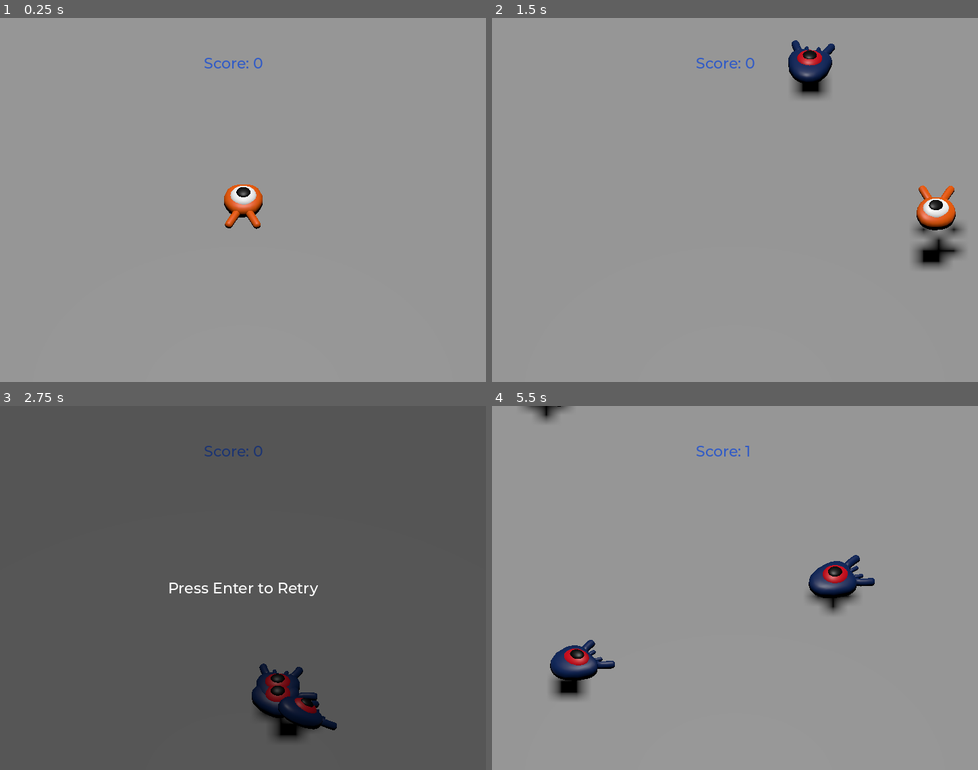
Above: before the commit, frames 1-4 (two rows, left to right).
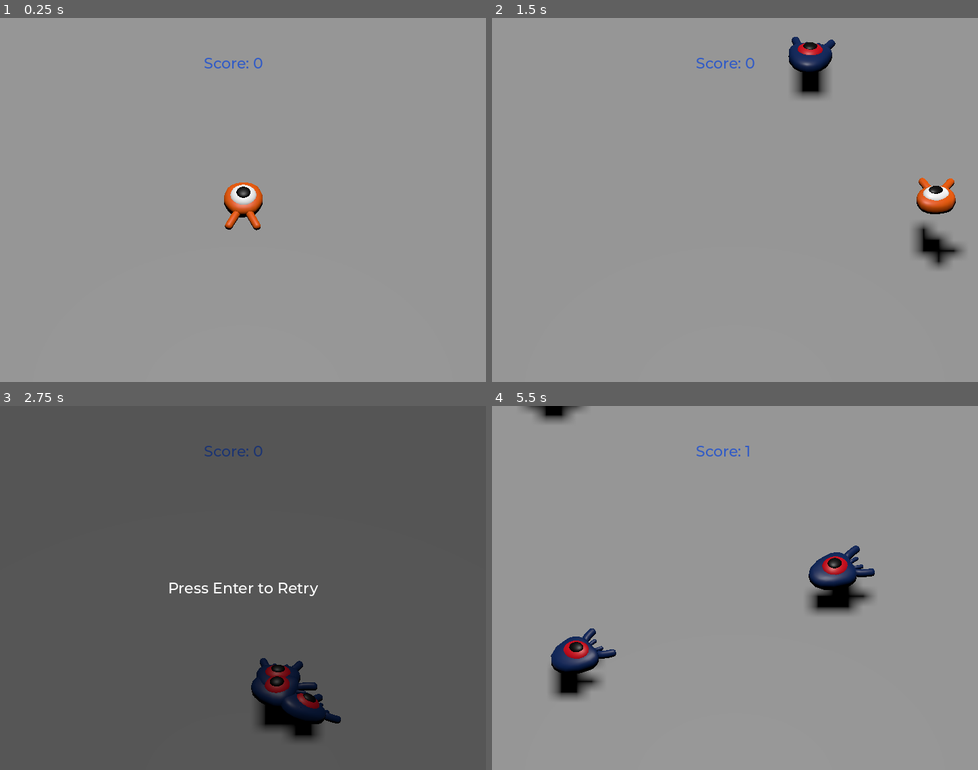
Above: after the commit, the same moments.

Repository: jknigel/Godot-3D-Playground
Game: Godot game, scene res://main.tscn
Same seed, same stepped clock (60 frames per second), same inputs: the game is played once before the commit and once after it. The project has no main scene, so this scene is started directly.
Inputs:
- Up to frame 1 (0.25 s): no input
- Up to frame 2 (1.5 s): tap Enter (ui_accept) at 0.5 s; hold Right (move_right) 0.53-1.28 s; tap Space (jump) at 0.6, 0.77, 1.07, 1.35 s; hold Down (move_back) from 1.28 s (still down)
- Up to frame 3 (2.75 s): tap Space (jump) at 1.52, 1.82, 2.1 s; release Down (move_back) at 2.03 s; hold Right (move_right) from 2.03 s (still down)
- Up to frame 4 (5.5 s): tap Enter (ui_accept) at 2.75 s; release Right (move_right) at 2.78 s; hold Up (move_forward) 2.78-3.53 s; tap Space (jump) at 2.85, 3.02, 3.32, 3.6, 3.77, 4.07, 4.35, 4.52, 4.82, 5.1 s; hold Left (move_left) 3.53-5.03 s; hold Down (move_back) from 5.03 s (still down)

The runs differ from the first frame. In frame 1, 0.2% of the frame differs, in the area x 46-55%, y 45-59%; in frame 2, 2.2%; in frame 3, 1.7%; in frame 4, 3.0%, in the area x 11-79%, y 0-78%.

Commit message:
Release 1.0.0

Diff:
--- a/mob.gd
+++ b/mob.gd
@@ -18,6 +18,8 @@
 	velocity = Vector3.FORWARD * random_speed
 	velocity = velocity.rotated(Vector3.UP, rotation.y)
 
+	$AnimationPlayer.speed_scale = random_speed / min_speed
+
 
 func _on_visible_on_screen_notifier_3d_screen_exited() -> void:
 	queue_free()
--- a/mob.tscn
+++ b/mob.tscn
@@ -1,10 +1,44 @@
-[gd_scene load_steps=4 format=3 uid="uid://defdm2qdva75q"]
+[gd_scene load_steps=6 format=3 uid="uid://defdm2qdva75q"]
 
 [ext_resource type="PackedScene" uid="uid://bicorb7we351t" path="res://art/mob.glb" id="1_dy6sc"]
 [ext_resource type="Script" uid="uid://c5wp01kn08qxe" path="res://mob.gd" id="1_nokgg"]
 
 [sub_resource type="BoxShape3D" id="BoxShape3D_nokgg"]
 size = Vector3(1.9851685, 0.5998535, 2.1405182)
+
+[sub_resource type="Animation" id="Animation_nokgg"]
+resource_name = "float"
+length = 1.2
+loop_mode = 1
+tracks/0/type = "value"
+tracks/0/imported = false
+tracks/0/enabled = true
+tracks/0/path = NodePath("Pivot/Character:position")
+tracks/0/interp = 1
+tracks/0/loop_wrap = true
+tracks/0/keys = {
+"times": PackedFloat32Array(0.3, 0.7, 1.1990411),
+"transitions": PackedFloat32Array(0.40612632, 2.0000007, 1),
+"update": 0,
+"values": [Vector3(0, 0, 0), Vector3(0, 0.65, 0), Vector3(0, 0.35, 0)]
+}
+tracks/1/type = "value"
+tracks/1/imported = false
+tracks/1/enabled = true
+tracks/1/path = NodePath("Pivot/Character:rotation")
+tracks/1/interp = 1
+tracks/1/loop_wrap = true
+tracks/1/keys = {
+"times": PackedFloat32Array(0.1, 0.502376, 1.1990411),
+"transitions": PackedFloat32Array(0.40612632, 0.36602154, 1),
+"update": 0,
+"values": [Vector3(0, 0, 0), Vector3(0.13962634, 0, 0), Vector3(-0.15707964, 0, 0)]
+}
+
+[sub_resource type="AnimationLibrary" id="AnimationLibrary_ubaqv"]
+_data = {
+&"float": SubResource("Animation_nokgg")
+}
 
 [node name="Mob" type="CharacterBody3D" groups=["mob"]]
 collision_layer = 2
@@ -14,6 +48,7 @@
 [node name="Pivot" type="Node3D" parent="."]
 
 [node name="Character" parent="Pivot" instance=ExtResource("1_dy6sc")]
+transform = Transform3D(1, 0, 0, 0, 0.98792064, 0.1549607, 0, -0.1549607, 0.98792064, 0, 0.34888482, 0)
 
 [node name="CollisionShape3D" type="CollisionShape3D" parent="."]
 transform = Transform3D(1, 0, 0, 0, 1, 0, 0, 0, 1, 0.067, 0.851, -0.092)
@@ -22,4 +57,10 @@
 [node name="VisibleOnScreenNotifier3D" type="VisibleOnScreenNotifier3D" parent="."]
 aabb = AABB(-1.1552377, -0.99862385, -1.4878767, 2.3104753, 1.9972477, 3.4298549)
 
+[node name="AnimationPlayer" type="AnimationPlayer" parent="."]
+libraries = {
+&"": SubResource("AnimationLibrary_ubaqv")
+}
+autoplay = "float"
+
 [connection signal="screen_exited" from="VisibleOnScreenNotifier3D" to="." method="_on_visible_on_screen_notifier_3d_screen_exited"]
--- a/player.gd
+++ b/player.gd
@@ -27,6 +27,9 @@
 		direction = direction.normalized()
 		# Setting the basis property will affect the rotation of the node.
 		$Pivot.basis = Basis.looking_at(direction)
+		$AnimationPlayer.speed_scale = 4
+	else:
+		$AnimationPlayer.speed_scale = 1
 
 	# Ground Velocity
 	target_velocity.x = direction.x * speed
@@ -55,7 +58,10 @@
 				target_velocity.y = bounce_impulse
 				break
 
+	velocity = target_velocity
 	move_and_slide()
+
+	$Pivot.rotation.x = PI / 6 * velocity.y / jump_impulse
 
 
 func die():
--- a/player.tscn
+++ b/player.tscn
@@ -9,6 +9,68 @@
 [sub_resource type="CylinderShape3D" id="CylinderShape3D_onrkg"]
 height = 0.20654297
 radius = 1.2749023
+
+[sub_resource type="Animation" id="Animation_onrkg"]
+resource_name = "float"
+length = 1.2
+loop_mode = 1
+tracks/0/type = "value"
+tracks/0/imported = false
+tracks/0/enabled = true
+tracks/0/path = NodePath("Pivot/Character:position")
+tracks/0/interp = 1
+tracks/0/loop_wrap = true
+tracks/0/keys = {
+"times": PackedFloat32Array(0.3, 0.7, 1.1990411),
+"transitions": PackedFloat32Array(0.40612632, 2.0000007, 1),
+"update": 0,
+"values": [Vector3(0, 0, 0), Vector3(0, 0.65, 0), Vector3(0, 0.35, 0)]
+}
+tracks/1/type = "value"
+tracks/1/imported = false
+tracks/1/enabled = true
+tracks/1/path = NodePath("Pivot/Character:rotation")
+tracks/1/interp = 1
+tracks/1/loop_wrap = true
+tracks/1/keys = {
+"times": PackedFloat32Array(0.1, 0.502376, 1.1990411),
+"transitions": PackedFloat32Array(0.40612632, 0.36602154, 1),
+"update": 0,
+"values": [Vector3(0, 0, 0), Vector3(0.13962634, 0, 0), Vector3(-0.15707964, 0, 0)]
+}
+
+[sub_resource type="Animation" id="Animation_i3pqv"]
+length = 0.001
+tracks/0/type = "value"
+tracks/0/imported = false
+tracks/0/enabled = true
+tracks/0/path = NodePath("Pivot/Character:position")
+tracks/0/interp = 1
+tracks/0/loop_wrap = true
+tracks/0/keys = {
+"times": PackedFloat32Array(0),
+"transitions": PackedFloat32Array(1),
+"update": 0,
+"values": [Vector3(0, 0, 0)]
+}
+tracks/1/type = "value"
+tracks/1/imported = false
+tracks/1/enabled = true
+tracks/1/path = NodePath("Pivot/Character:rotation")
+tracks/1/interp = 1
+tracks/1/loop_wrap = true
+tracks/1/keys = {
+"times": PackedFloat32Array(0),
+"transitions": PackedFloat32Array(1),
+"update": 0,
+"values": [Vector3(0, 0, 0)]
+}
+
+[sub_resource type="AnimationLibrary" id="AnimationLibrary_hqtel"]
+_data = {
+&"RESET": SubResource("Animation_i3pqv"),
+&"float": SubResource("Animation_onrkg")
+}
 
 [node name="Player" type="CharacterBody3D"]
 collision_mask = 6
@@ -32,4 +94,10 @@
 transform = Transform3D(1, 0, 0, 0, 1, 0, 0, 0, 1, 0, 0.75579286, 0)
 shape = SubResource("CylinderShape3D_onrkg")
 
+[node name="AnimationPlayer" type="AnimationPlayer" parent="."]
+libraries = {
+&"": SubResource("AnimationLibrary_hqtel")
+}
+autoplay = "float"
+
 [connection signal="body_entered" from="MobDetector" to="." method="_on_mob_detector_body_entered"]
Not shown: 1 places in player.tscn that only renumber resources
